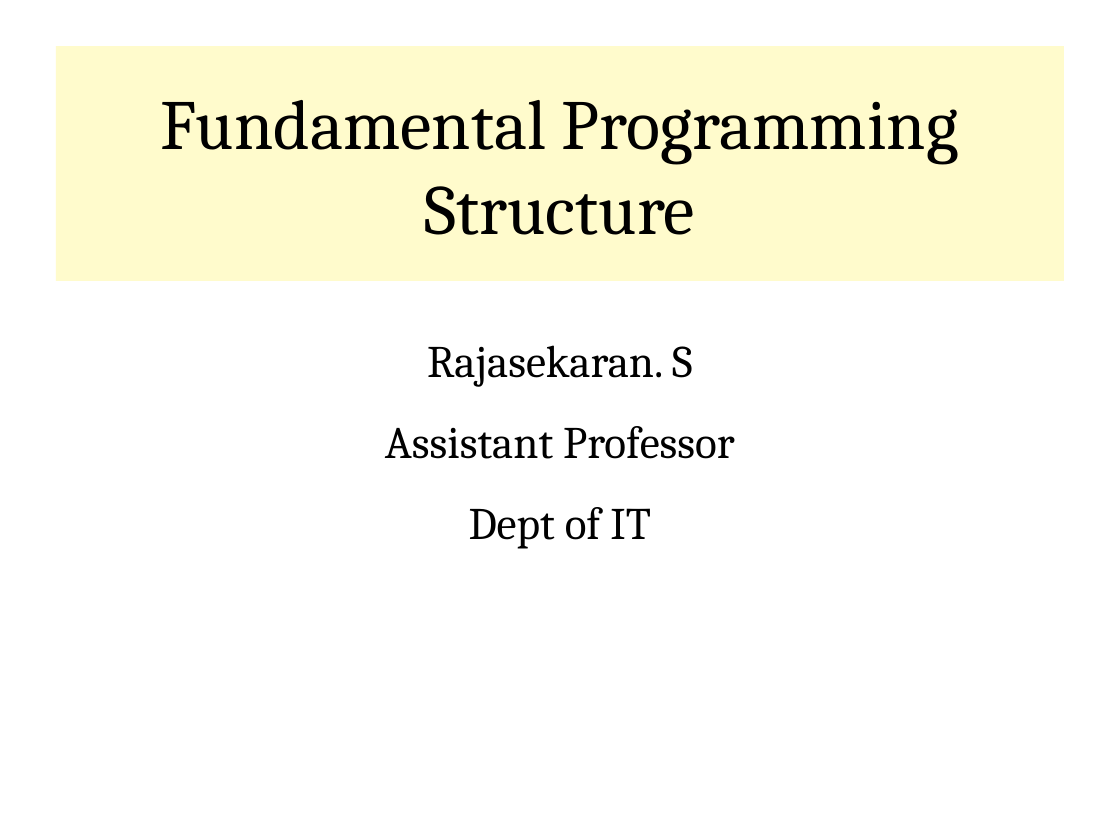
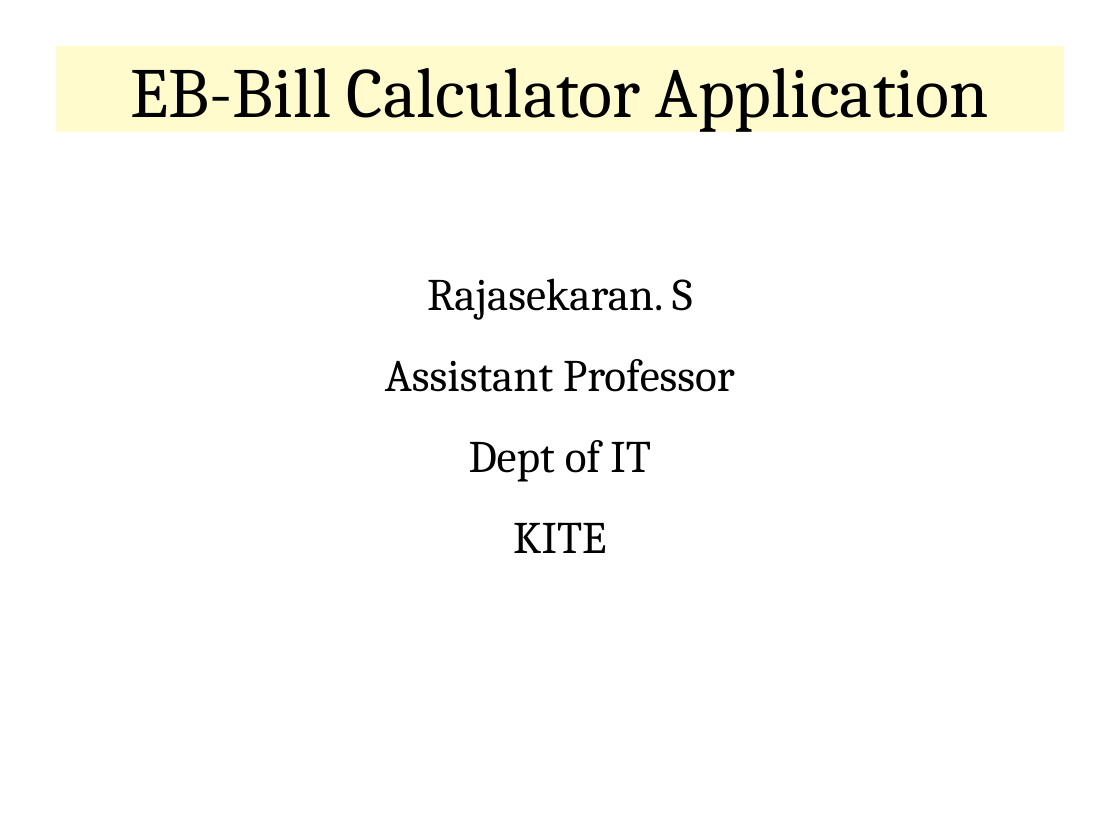
Before and after one commit to rajasekaran36/CS8392-OOPS, a slide deck: slide 1 of Presentations/Unit 1/CS8392-U1-5-First_Java_Program.pptx. Drawn at 1120x840 pixels with LibreOffice and Linux fonts; fonts in the diff are those of the drawing. Boxes give left, top, right and bottom in pixels: in the first picture for what was removed or moved away, otherwise in the second. Text is boxed around its words. In the diff, an @@ line names an element or a change of style, - is before the commit and + after.

```diff
--- a/Presentations/Unit 1/CS8392-U1-5-First_Java_Program.pptx
+++ b/Presentations/Unit 1/CS8392-U1-5-First_Java_Program.pptx
@@ title "EB-Bill Calculator Application": place and size @@
-title "EB-Bill Calculator Application" at (56,46,1064,281)
+title "EB-Bill Calculator Application" at (56,46,1064,131)
@@ title at (131,68,989,132): text changed @@
-Fundamental Programming Structure
+EB-Bill Calculator Application
@@ subtitle "Rajasekaran. S": place and size @@
-subtitle "Rajasekaran. S" at (385,345,734,549)
+subtitle "Rajasekaran. S" at (385,278,734,553)
@@ subtitle at (513,522,606,553): paragraph added @@
+KITE
```
Also in this commit, not shown: 1 other slide changed, 1 slide added, 13 slides removed, 3 other files.
